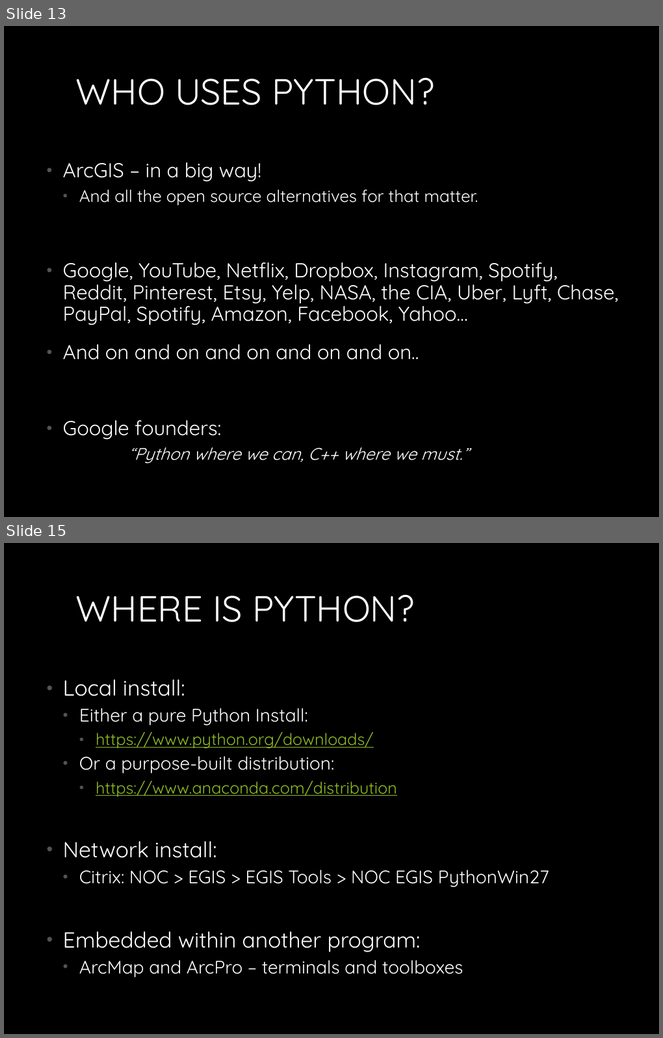
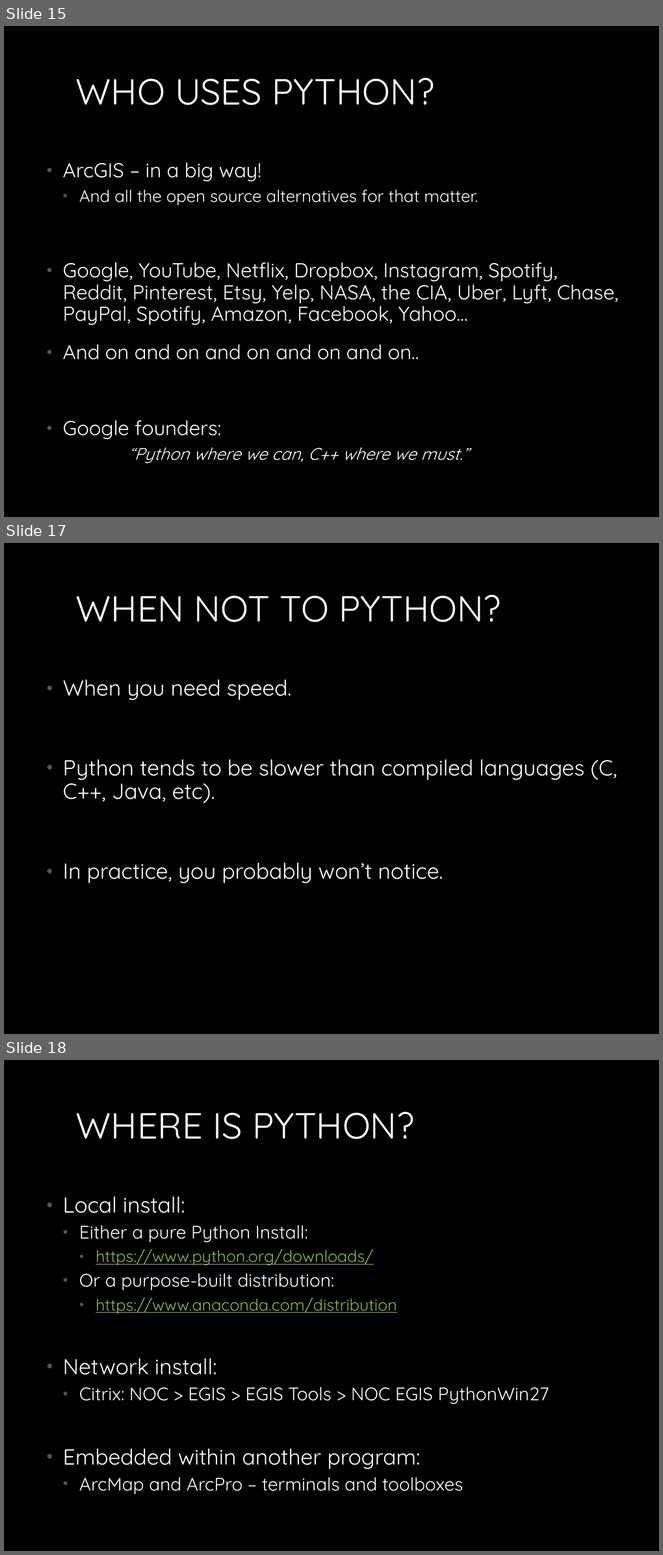
Before and after one commit to MichaelTroyer/Learning_Python_For_Fun_and_Profit, a slide deck: 1. Introduction/Introduction_to_Python.pptx. Shown one above the other, each under a label of ours: slides 13 and 15 before the commit, slides 15, 17 and 18 after it; the slides between them are not shown. The pictures are 663x1038 and 663x1555 pixels, drawn with LibreOffice and Linux fonts; fonts in the diff are those of the drawing. Boxes give left, top, right and bottom in pixels: in the first picture for what was removed or moved away, otherwise in the second. Text is boxed around its words. In the diff, an @@ line names an element or a change of style, - is before the commit and + after.

Commit message:
Updated Python Basics

```diff
--- a/1. Introduction/Introduction_to_Python.pptx
+++ b/1. Introduction/Introduction_to_Python.pptx
@@ slide 17 added at [4,543,659,1034], background #000000 @@
@@ title added at [76,594,501,622], 40 pt, text #FFFFFF @@
+WHEN NOT TO PYTHON?
@@ text added at [63,679,618,884], 24 pt, text #FFFFFF @@
+• When you need speed.
+• Python tends to be slower than compiled languages (C, C++, Java, etc).
+• In practice, you probably won’t notice.
@@ what was slide 13 is now slide 15 @@
@@ what was slide 15 is now slide 18 @@
```
Also in this commit, not shown: 4 slides changed, 2 other slides added, 6 other files.
